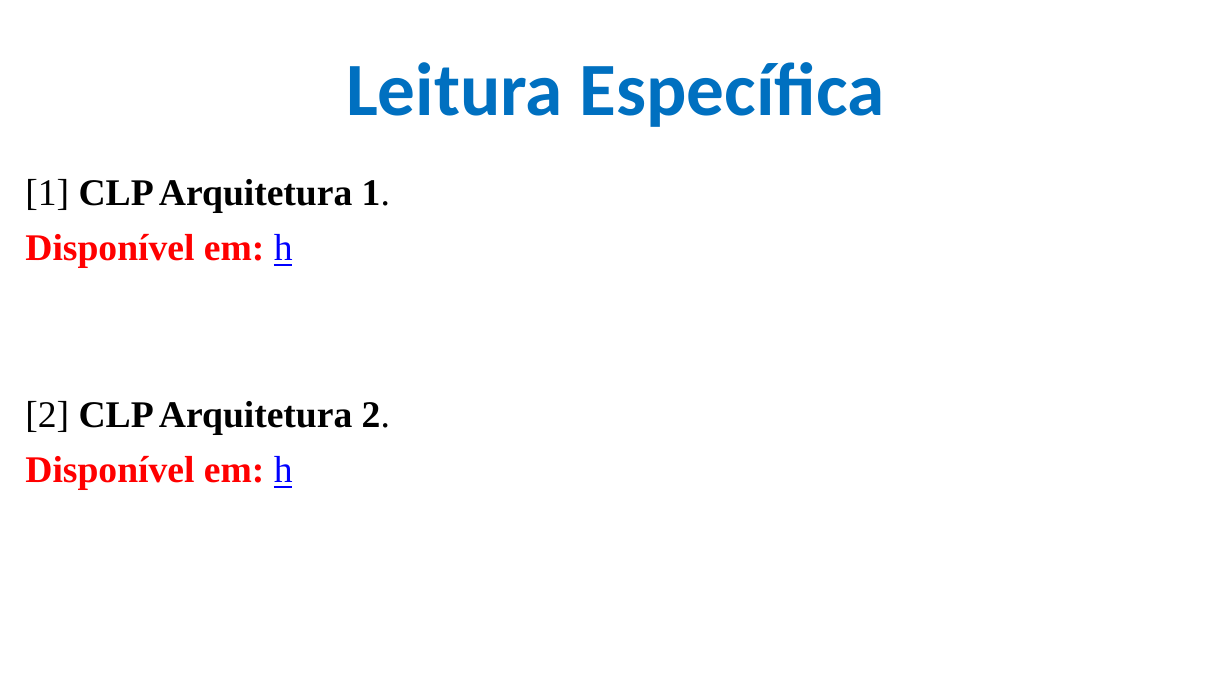
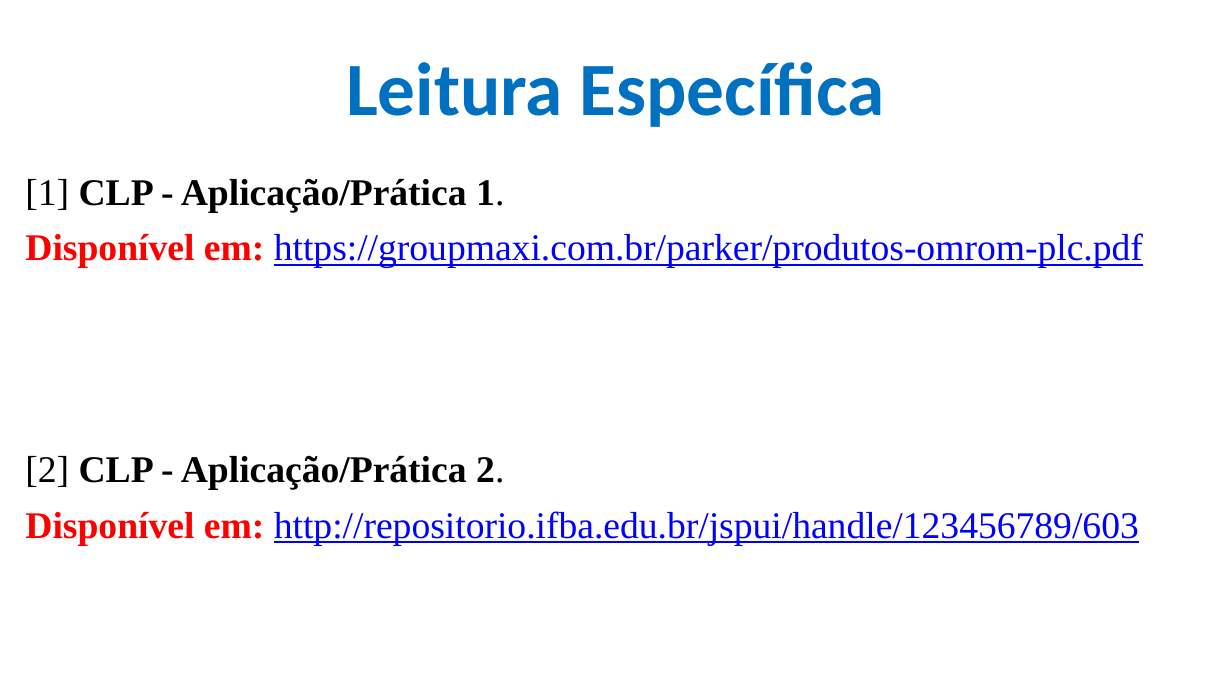
Before and after one commit to CloudEducationBrazil/WydenUniRuyControladoresLogicosProgCLP, a slide deck: slide 8 of 01 Classes/Aula5 - CLP - Programação - Ling LADER Aplicações e Prática.pptx (slide 4 before the commit). Drawn at 1232x693 pixels with LibreOffice and Linux fonts; fonts in the diff are those of the drawing; background and template pictures are left out. Boxes give left, top, right and bottom in pixels: in the first picture for what was removed or moved away, otherwise in the second. Text is boxed around its words. In the diff, an @@ line names an element or a change of style, - is before the commit and + after.

```diff
--- a/01 Classes/Aula5 - CLP - Programação - Ling LADER Aplicações e Prática.pptx
+++ b/01 Classes/Aula5 - CLP - Programação - Ling LADER Aplicações e Prática.pptx
@@ text at [25, 178, 1143, 546]: text changed; text colour #000000 to #0000FF; bold off @@
-[1] CLP Arquitetura 1.
-Disponível em: h
-[2] CLP Arquitetura 2.
-Disponível em: h
+[1] CLP - Aplicação/Prática 1.
+Disponível em: https://groupmaxi.com.br/parker/produtos-omrom-plc.pdf
+[2] CLP - Aplicação/Prática 2.
+Disponível em: http://repositorio.ifba.edu.br/jspui/handle/123456789/603
```
Also in this commit, not shown: 4 other slides changed, 4 slides added, 6 other files.
